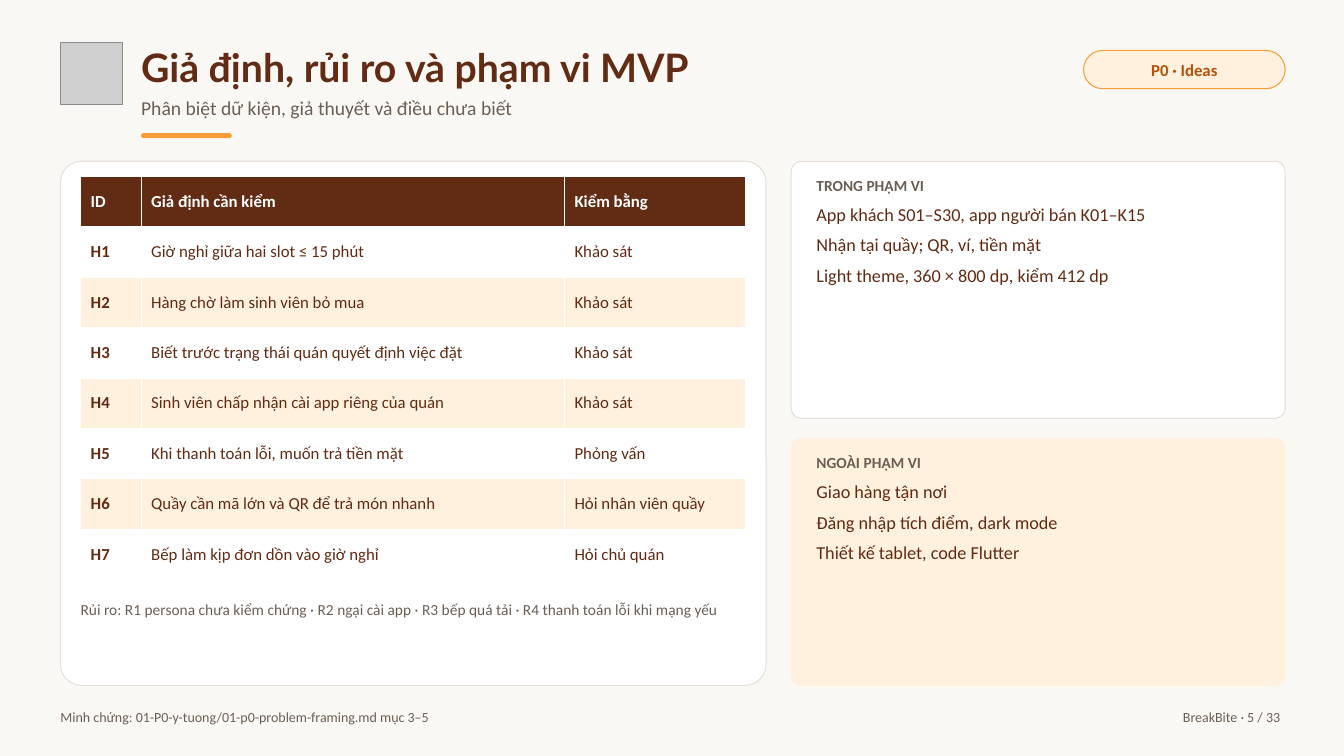
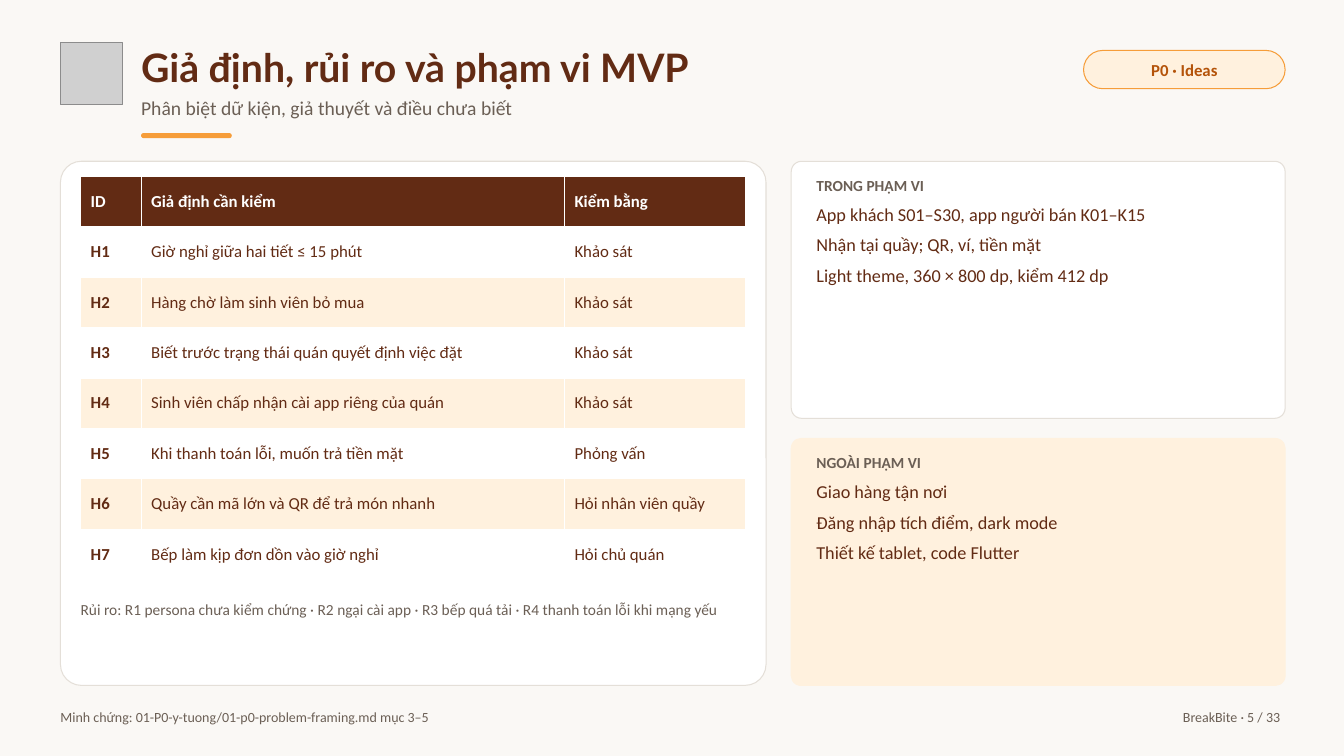
Before and after one commit to baonv0817/PRM323-Lab2-Group2, a slide deck: slide 5 of 07-trinh-bay/BreakBite_Lab2_Presentation.pptx. Drawn at 1344x756 pixels with LibreOffice and Linux fonts; fonts in the diff are those of the drawing; grey boxes stand for pictures. Boxes give left, top, right and bottom in pixels: in the first picture for what was removed or moved away, otherwise in the second. Text is boxed around its words. In the diff, an @@ line names an element or a change of style, - is before the commit and + after.

```diff
--- a/07-trinh-bay/BreakBite_Lab2_Presentation.pptx
+++ b/07-trinh-bay/BreakBite_Lab2_Presentation.pptx
@@ table at (81, 176, 746, 580) @@
-row 2, column 2: Giờ nghỉ giữa hai slot ≤ 15 phút
+row 2, column 2: Giờ nghỉ giữa hai tiết ≤ 15 phút
```
Also in this commit, not shown: 4 other slides changed, 19 other files.
